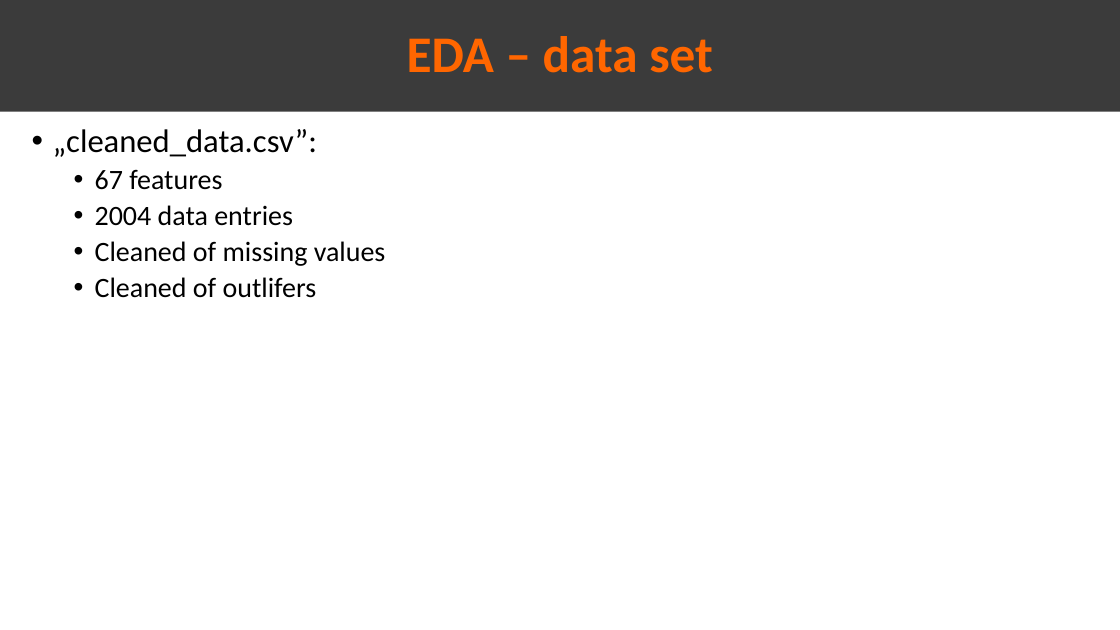
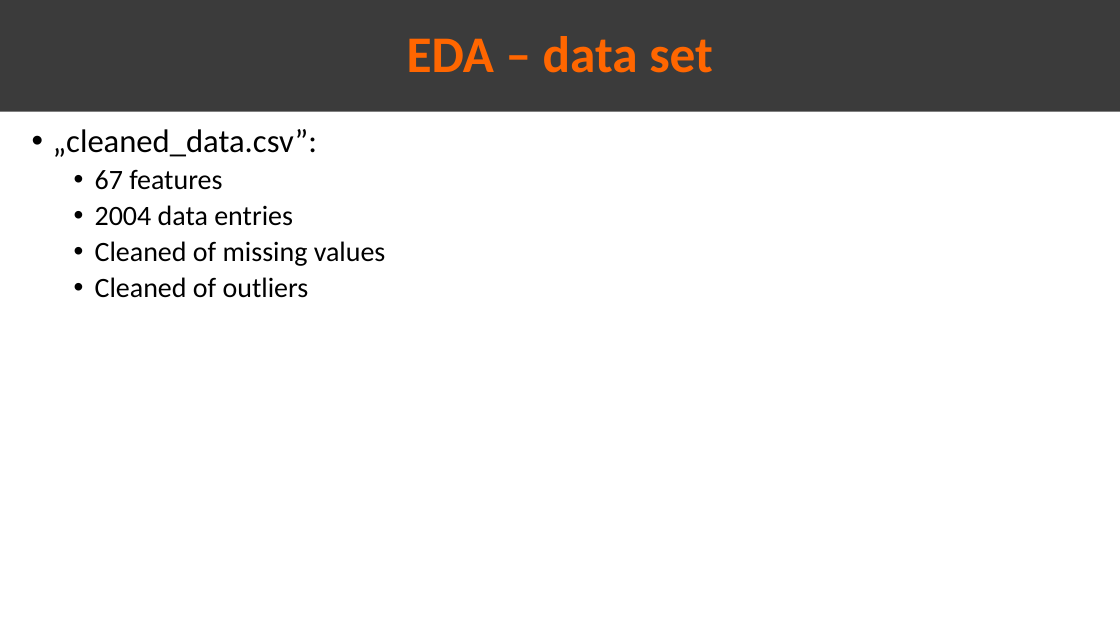
Before and after one commit to Omar-Safwat/HealthCare_project, a slide deck: slide 6 of Week_10-11/Presentation_EDA.pptx. Drawn at 1120x630 pixels with LibreOffice and Linux fonts; fonts in the diff are those of the drawing. Boxes give left, top, right and bottom in pixels: in the first picture for what was removed or moved away, otherwise in the second. Text is boxed around its words. In the diff, an @@ line names an element or a change of style, - is before the commit and + after.

```diff
--- a/Week_10-11/Presentation_EDA.pptx
+++ b/Week_10-11/Presentation_EDA.pptx
@@ text at box(95, 277, 309, 298): text changed @@
-  • Cleaned of outlifers
+  • Cleaned of outliers
```
Also in this commit, not shown: 3 other slides changed.
